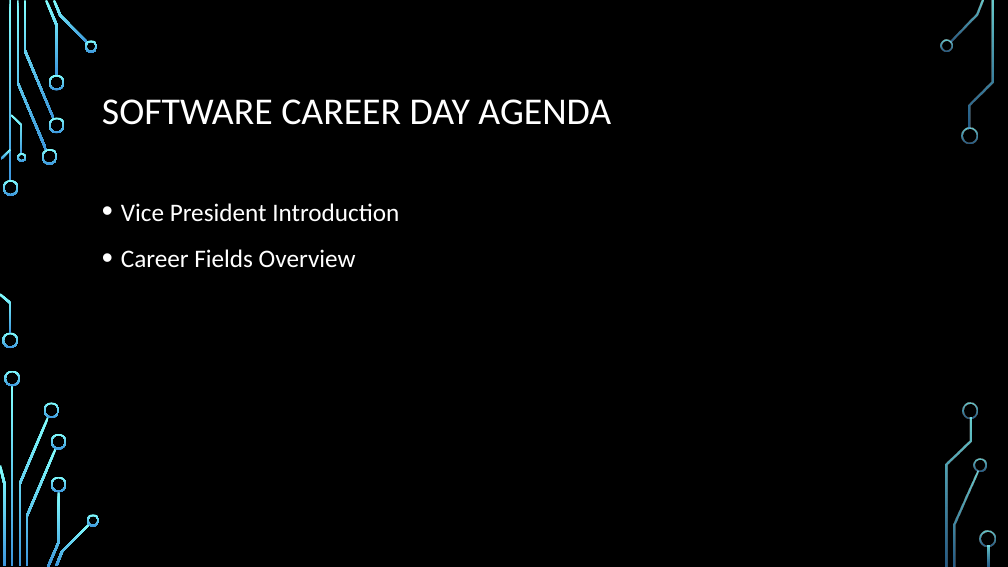
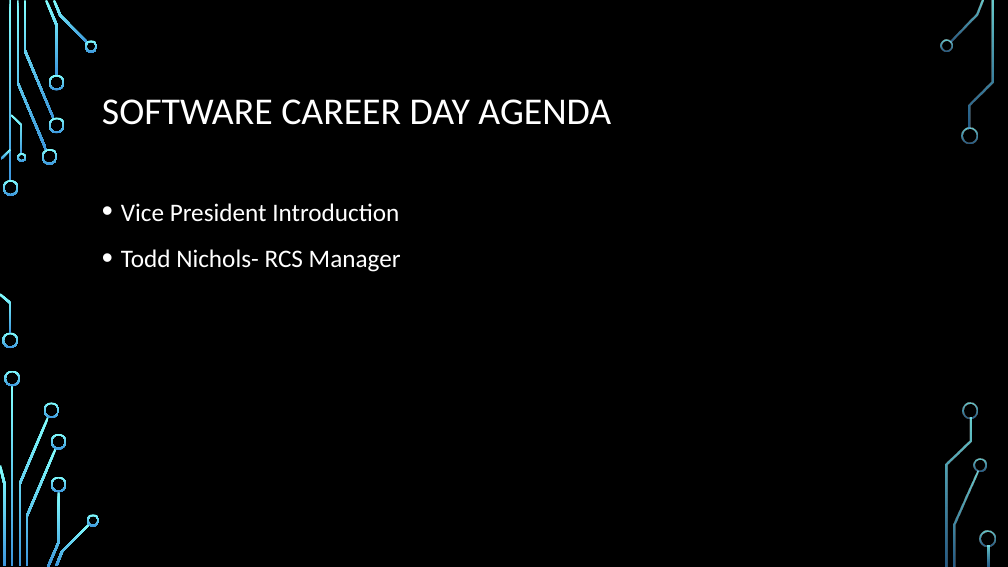
Before and after one commit to daviddcbud/TrainingApp, a slide deck: slide 3 of PowerPointSlids.pptx. Drawn at 1008x567 pixels with LibreOffice and Linux fonts; fonts in the diff are those of the drawing; background and template pictures are left out. Boxes give left, top, right and bottom in pixels: in the first picture for what was removed or moved away, otherwise in the second. Text is boxed around its words. In the diff, an @@ line names an element or a change of style, - is before the commit and + after.

```diff
--- a/PowerPointSlids.pptx
+++ b/PowerPointSlids.pptx
@@ text at <box>121,249,401,272</box>: text changed @@
-• Career Fields Overview
+• Todd Nichols- RCS Manager
```
Also in this commit, not shown: 7 other slides changed, 13 other files.
